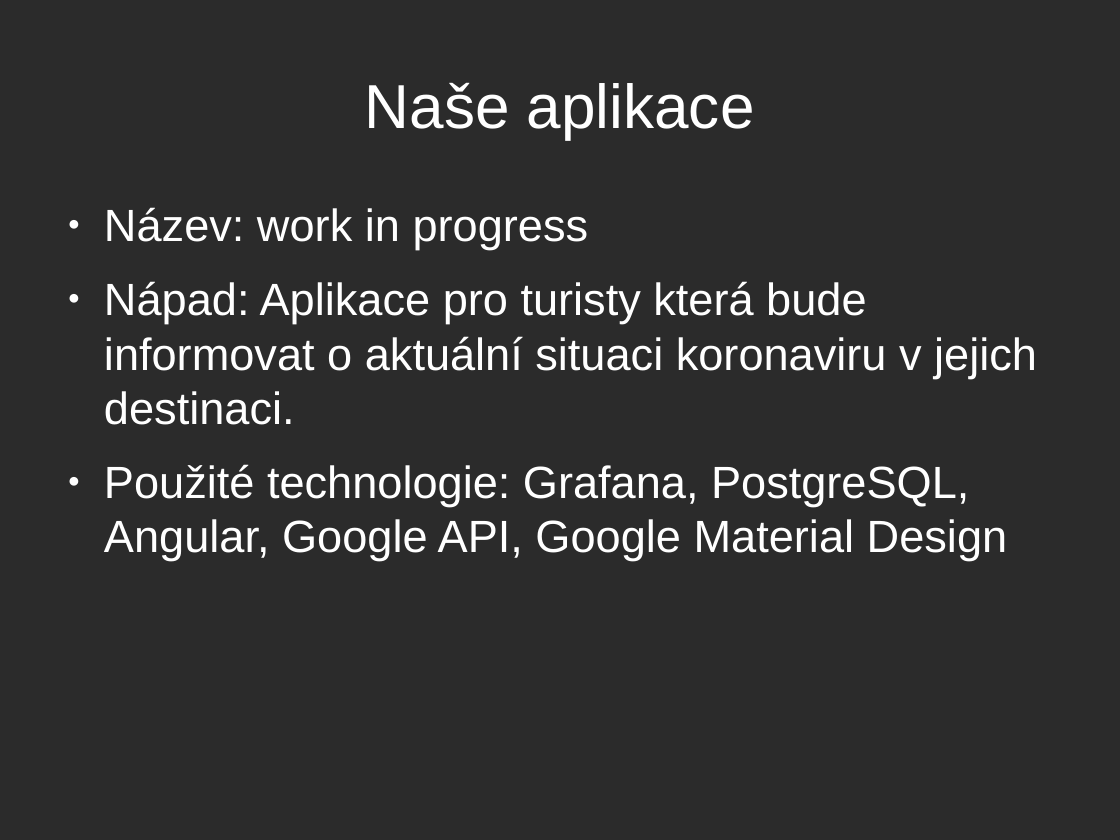
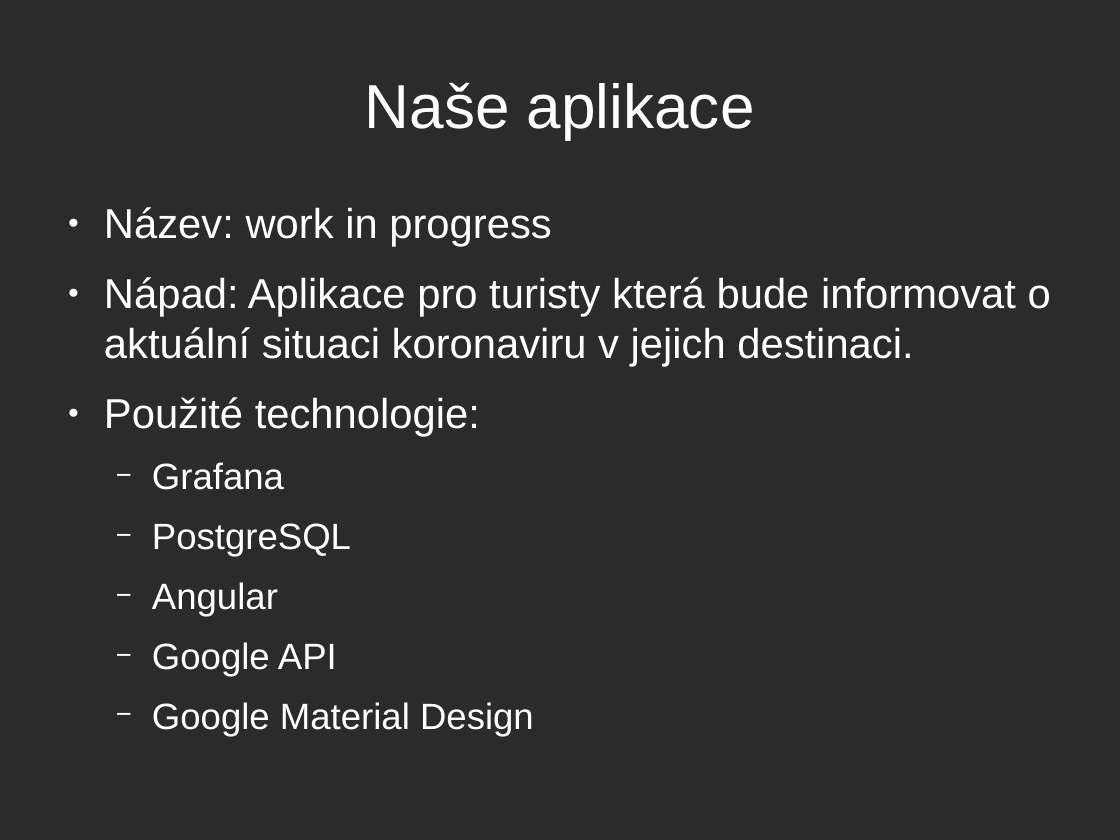
Before and after one commit to body0/Hradec_2020, a slide deck: slide 2 of prezentace/dumat.odp. Drawn at 1120x840 pixels with LibreOffice and Linux fonts; fonts in the diff are those of the drawing; background and template pictures are left out; a plain dark background stands for a picture behind light text. Boxes give left, top, right and bottom in pixels: in the first picture for what was removed or moved away, otherwise in the second. Text is boxed around its words. In the diff, an @@ line names an element or a change of style, - is before the commit and + after.

```diff
--- a/prezentace/dumat.odp
+++ b/prezentace/dumat.odp
@@ text at (x1=104, y1=207, x2=1051, y2=367): size 32 to 29.6 pt in "Název: work in progress", "Nápad: Aplikace pro turisty která bude informovat ..." @@
@@ text at (x1=104, y1=397, x2=534, y2=736): text changed; size 32 to 25.9 pt @@
-● Použité technologie: Grafana, PostgreSQL, Angular, Google API, Google Material Design
+● Použité technologie:
+  − Grafana
+  − PostgreSQL
+  − Angular
+  − Google API
+  − Google Material Design
```
Also in this commit, not shown: 5 other files.
